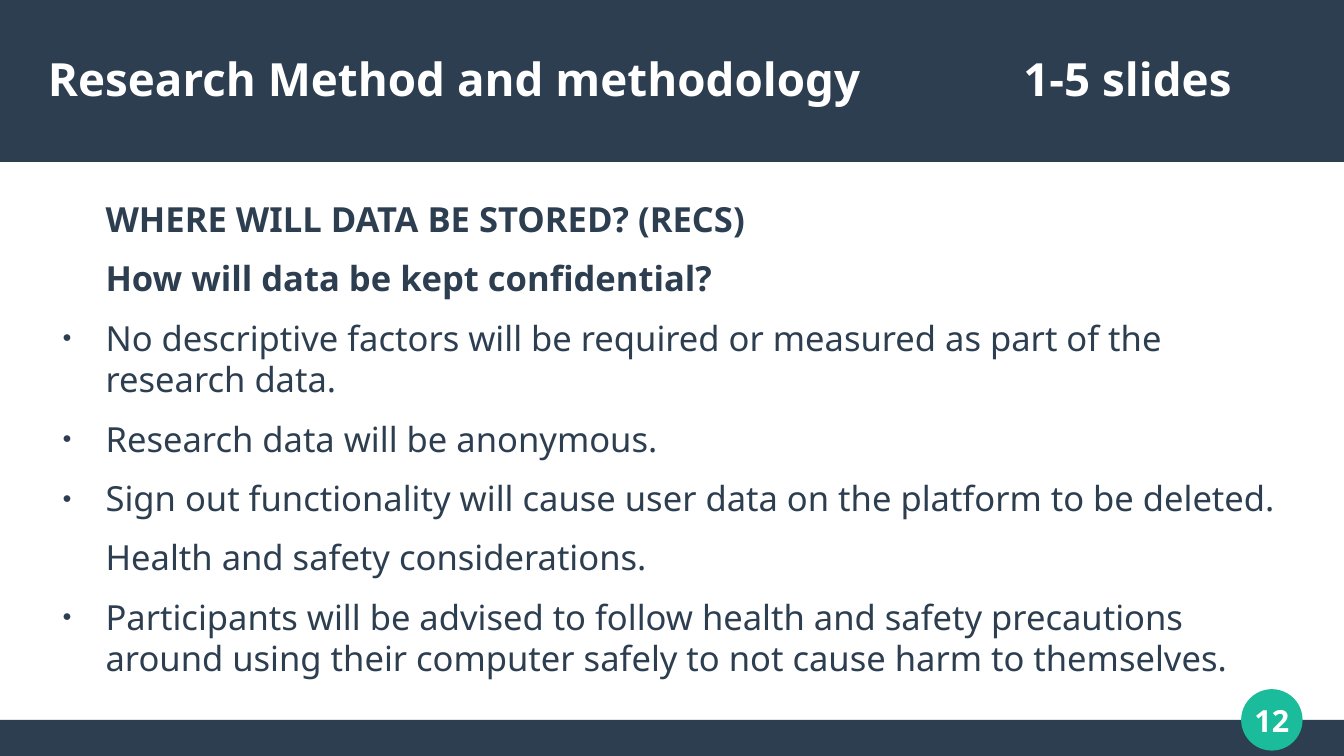
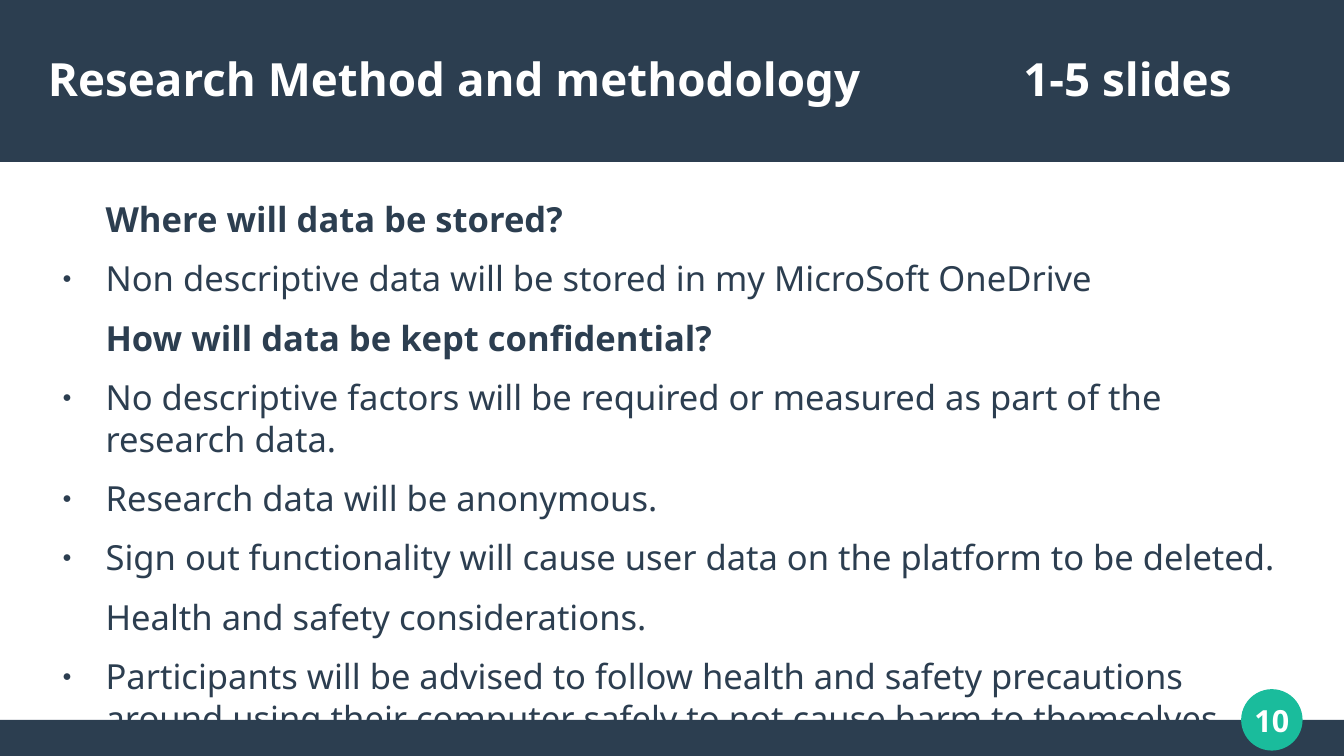
Before and after one commit to dannydaley/myUniSocial, a slide deck: slide 10 of Documentation/COMP320 PRESENTATION.odp (slide 12 before the commit). Drawn at 1344x756 pixels with LibreOffice and Linux fonts; fonts in the diff are those of the drawing. Boxes give left, top, right and bottom in pixels: in the first picture for what was removed or moved away, otherwise in the second. Text is boxed around its words. In the diff, an @@ line names an element or a change of style, - is before the commit and + after.

```diff
--- a/Documentation/COMP320 PRESENTATION.odp
+++ b/Documentation/COMP320 PRESENTATION.odp
@@ text at [106,205,1091,300]: text changed; bold off @@
-WHERE WILL DATA BE STORED? (RECS)
+Where will data be stored?
+● Non descriptive data will be stored in my MicroSoft OneDrive
@@ page number at [1254,710,1289,733]: text changed @@
-12
+10
```
Also in this commit, not shown: 6 other slides changed, 1 other file.
